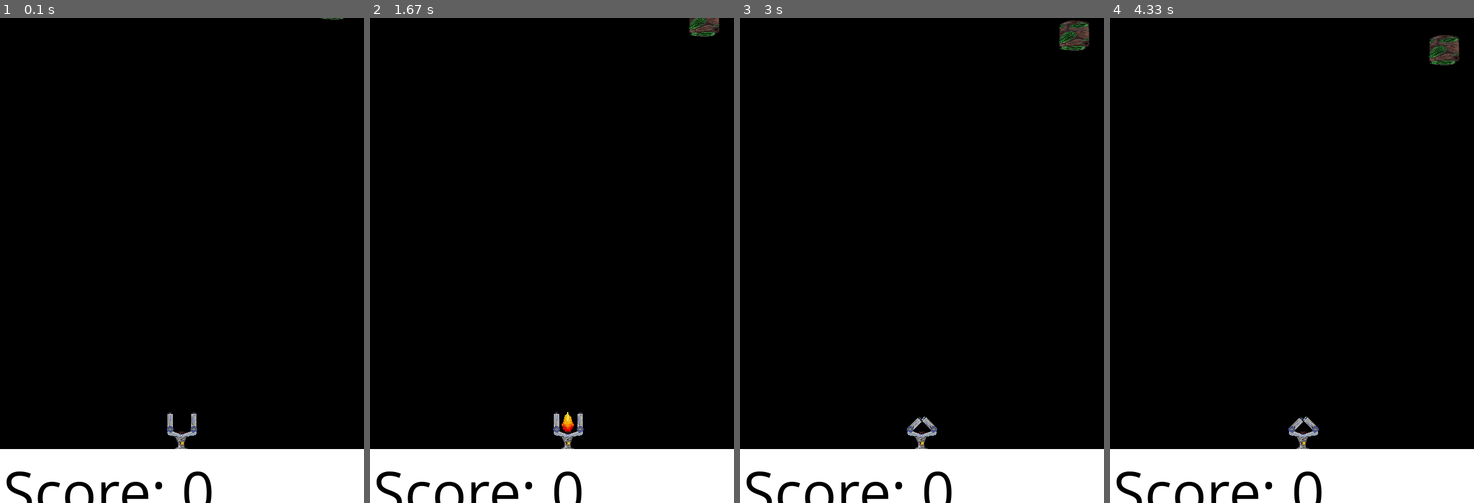
Above: before the commit, frames 1-4 (left to right).
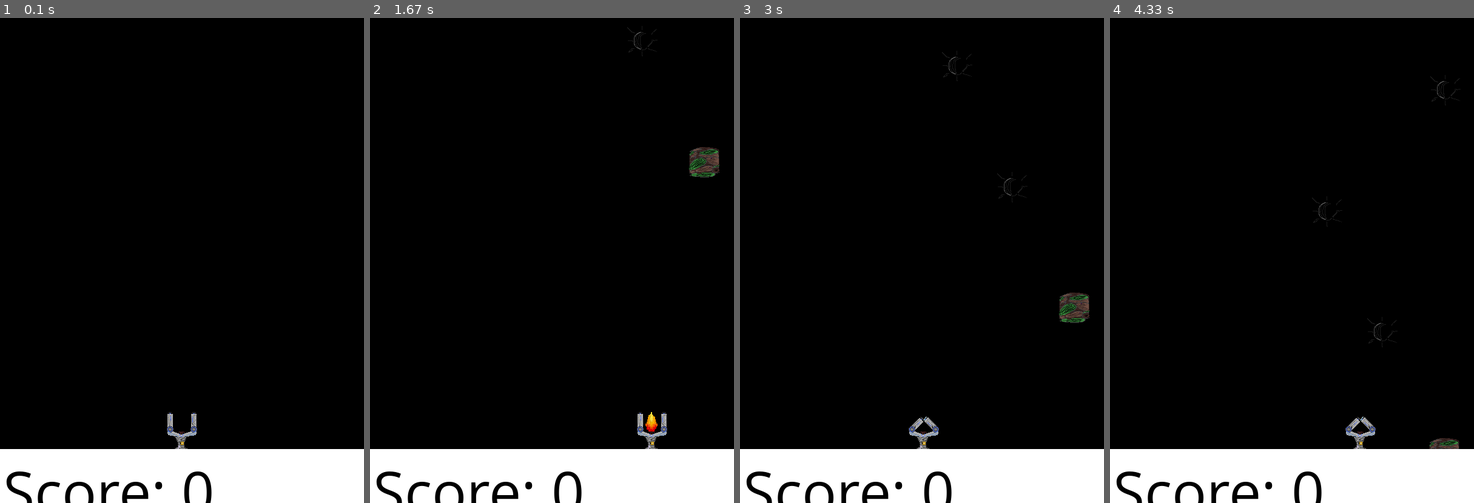
Above: after the commit, the same moments.

Repository: atanas-rujinov/pygame-project
Game: pygame game, started from game.py
The game is run twice, just before and just after one commit, with the same random seed, the same clock (stepped at 60 frames per second) and the same inputs.
Inputs:
- Up to frame 1 (0.1 s): no input
- Up to frame 2 (1.67 s): hold Right 0.33-0.8 s; hold Up 0.88-1.18 s; hold Right from 1.22 s (still down)
- Up to frame 3 (3 s): release Right at 1.68 s; hold Left 1.72-2.25 s; hold Down 2.28-2.58 s; hold Left from 2.62 s (still down)
- Up to frame 4 (4.33 s): release Left at 3.02 s; hold Up 3.05-3.42 s; hold Right 3.45-4.08 s; hold Down from 4.12 s (still down)

The runs differ from the first frame. In frame 1, less than 0.1% of the frame differs, in the area x 88-95%, y 0-1%; in frame 2, 1.5%, in the area x 50-96%, y 0-89%; in frame 3, 1.3%; in frame 4, 1.3%.

Commit message:
sound effects

Diff:
--- a/game.py
+++ b/game.py
@@ -1,4 +1,5 @@
 import pygame
+from pygame import mixer
 import random
 import time
 import re
@@ -6,6 +7,12 @@
 pygame.init()
 pygame.font.init()
 font = pygame.font.SysFont('Comic Sans MS', 100)
+
+mixer.init()
+mixer.set_num_channels(2)
+mixer.Channel(0).play(mixer.Sound("Among Us Drip Theme Song Original (Among Us Trap Remix Amogus Meme Music) by Leonz.mp3"), -1)
+mixer.Channel(0).set_volume(1)
+mixer.Channel(1).set_volume(5)
 
 SCREEN_WIDTH = 600
 SCREEN_HEIGHT = 800
@@ -13,13 +20,16 @@
 PLAYER_WIDTH = 50
 PLAYER_HEIGHT = 75
 PLAYER_BOTTOM = 75
-PLAYER_SPEED = 0.5
+PLAYER_SPEED = 3
 OBJECT_WIDTH = 50
 OBJECT_HEIGHT = 50
 OBJECTS_DISTANCE = 200
 ACTUAL_HEIGHT = SCREEN_HEIGHT - PLAYER_BOTTOM - PLAYER_HEIGHT
 
-objectSpeed = 0.3
+FPS = 60
+
+objectSpeed = 3
+clock = pygame.time.Clock()
 
 score = 0
 scoreLastStep = 0
@@ -70,6 +80,42 @@
         return None
 
 while True:
+
+
+
+    SCREEN_WIDTH = 600
+    SCREEN_HEIGHT = 800
+    SCREEN = pygame.display.set_mode((SCREEN_WIDTH, SCREEN_HEIGHT))
+    PLAYER_WIDTH = 50
+    PLAYER_HEIGHT = 75
+    PLAYER_BOTTOM = 75
+    PLAYER_SPEED = 3
+    OBJECT_WIDTH = 50
+    OBJECT_HEIGHT = 50
+    OBJECTS_DISTANCE = 200
+    ACTUAL_HEIGHT = SCREEN_HEIGHT - PLAYER_BOTTOM - PLAYER_HEIGHT
+
+    FPS = 60
+
+    objectSpeed = 3
+    clock = pygame.time.Clock()
+
+    score = 0
+    scoreLastStep = 0
+
+    textSurface = font.render(str(score), False, (0, 0, 0))
+
+    playerX = SCREEN_WIDTH / 2 - PLAYER_WIDTH / 2
+    running = True
+    goingLeft = False
+    goingRight = False
+    directionPriority = ""
+    playerImage = pygame.image.load("opened.png")
+    bombImage = pygame.image.load("bomb.png")
+    trashImage = pygame.image.load("trash.png")
+    fruitImage = pygame.image.load("fruit.png")
+
+
 
     objects = []
     print(ACTUAL_HEIGHT / (OBJECTS_DISTANCE+OBJECT_HEIGHT))
@@ -101,6 +147,7 @@
                     playerImage = pygame.image.load("closed.png")
                     armStateTimestamp = time.time()
                 elif event.key == pygame.K_UP:
+
                     armState = "fire"
                     playerImage = pygame.image.load("fire.png")
                     armStateTimestamp = time.time()
@@ -113,14 +160,14 @@
                     directionPriority = "left"
         if directionPriority == "left":
             if goingLeft:
-                playerX -= PLAYER_SPEED
+                playerX -= PLAYER_SPEED * clock.get_fps()  / FPS
             elif goingRight:
-                playerX += PLAYER_SPEED
+                playerX += PLAYER_SPEED * clock.get_fps()  / FPS
         elif directionPriority == "right":
             if goingRight:
-                playerX += PLAYER_SPEED
+                playerX += PLAYER_SPEED * clock.get_fps()  / FPS
             elif goingLeft:
-                playerX -= PLAYER_SPEED
+                playerX -= PLAYER_SPEED * clock.get_fps()  / FPS
         if playerX < 0:
             playerX = 0
         if playerX > SCREEN_WIDTH - PLAYER_WIDTH:
@@ -140,7 +187,7 @@
             else:
                 SCREEN.blit(fruitImage, (object.x, object.y))
 
-            object.y += objectSpeed
+            object.y += objectSpeed * clock.get_fps()  / FPS
 
             if checkCollision(object):
                 if object.type == "trash":
@@ -167,9 +214,11 @@
                         objects.remove(object)
                         score -= 2
                 elif object.type == "bomb":
+                    mixer.Channel(1).play(mixer.Sound("Vine boom sound effect [TubeRipper.com].mp3"))
                     running = False
                 else:
                     if armState == "closed":
+                        mixer.Channel(1).play(mixer.Sound("Eating sound effect LUCAS ARPON TV [TubeRipper.com].mp3"))
                         type = random.randint(0, 2)
                         if type == 0:
                             type = "bomb"
@@ -209,7 +258,8 @@
             score = 0
 
         if score > scoreLastStep+3:
-            objectSpeed += 0.1
+            objectSpeed += 1
+            PLAYER_SPEED += 1
             scoreLastStep = score
 
         SCREEN.blit(playerImage, (playerX, SCREEN_HEIGHT-PLAYER_HEIGHT-PLAYER_BOTTOM))
@@ -218,6 +268,8 @@
         SCREEN.blit(textSurface, (5, SCREEN_HEIGHT-PLAYER_BOTTOM-10))
         pygame.display.update()
         print(score)
+        print(clock.get_fps())
+        clock.tick(60)
 
     #print("Game over! Your score is: " + str(score) + "Enter your name:")
     pygame.draw.rect(SCREEN, (255,255,255), (0, SCREEN_HEIGHT-PLAYER_BOTTOM-14, SCREEN_WIDTH, PLAYER_BOTTOM+14))
Not shown, added: Among Us Drip Theme Song Original (Among Us Trap Remix Amogus Meme Music) by Leonz.mp3
Not shown, added: Eating sound effect LUCAS ARPON TV [TubeRipper.com].mp3
Not shown, added: Vine boom sound effect [TubeRipper.com].mp3
